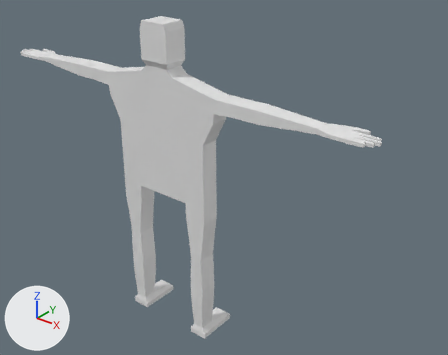
A saved change to the glTF model BlenderTutorial/grunt.glb.
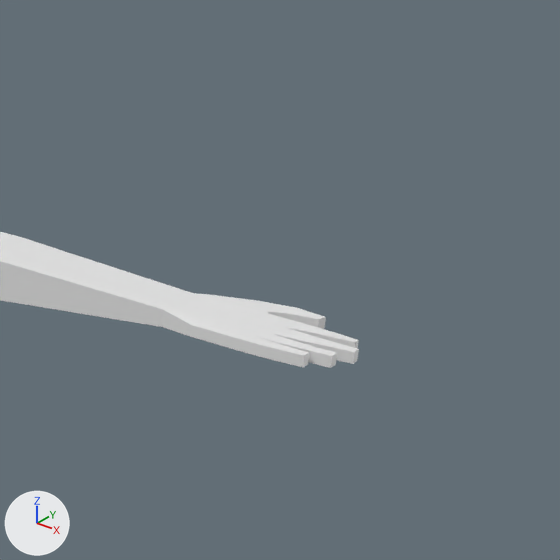
Each version appears first whole from a 50 mm lens placed at (2.07, -2.12, 2.32), pointed at (0.21, 0.19, 0.88), and next in a close-up on the part from 59% to 100% of the width and 8% to 59% of the height. Lighting does not change. The marker at lower left points along +X, +Y and +Z. The first two pictures are the older version. Where no turn or scale is listed for an object, it has been applied to the vertices.

The first close-up shows 'GruntMesh'.
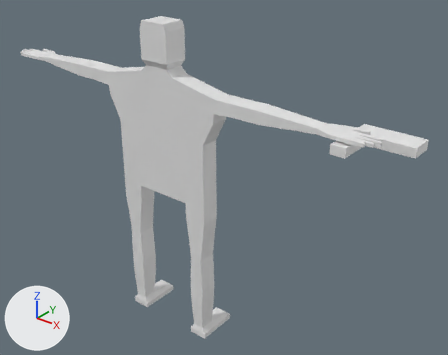
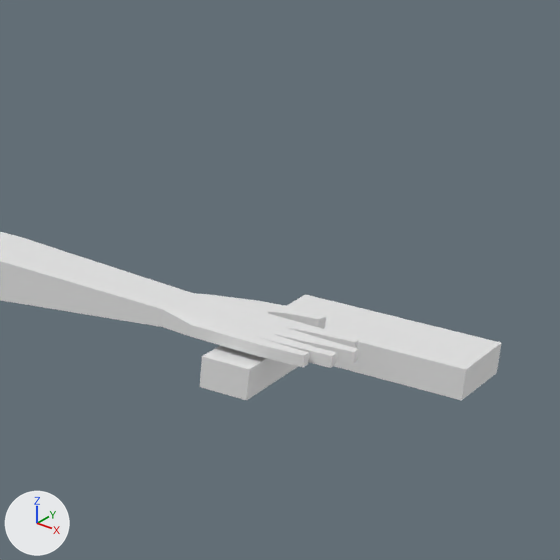
Location of each change, [x1, y1, x2, y2] in pixels of the close-ups (560 x 560 px):
'SimpleGun', added
    after: [199, 294, 501, 400]

What the commit changed:
Mesh me_cube is new.
It has 20 vertices, 36 faces and spans x -0.026..0.259, y -0.115..0.173, z 0.0..0.043.
Object 'SimpleGun' (ob_simplegun) is new; it shows me_cube.
Its location is (1.002, 0.023, 1.326).
